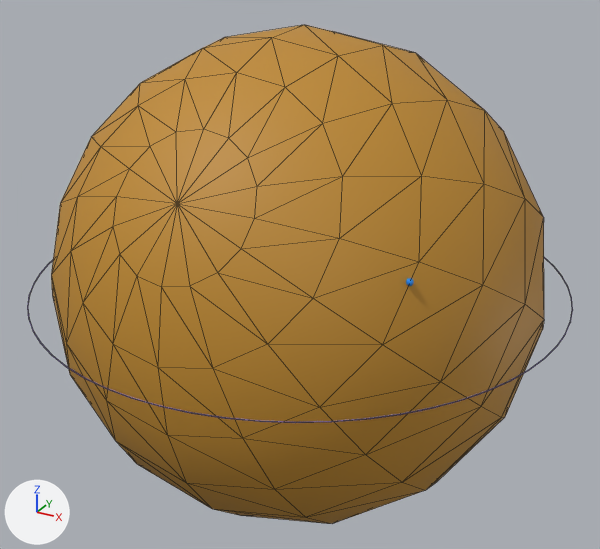
Two versions of the glTF model glb/99.glb, one commit apart.
Both versions are drawn from a 50 mm camera at (1.479, -2.69, 1.348) aimed at (-0.001, 0.001, 0.002). The lights are fixed; the arrows at lower left show +X, +Y and +Z. The first picture is the older version. Mesh edges are drawn as thin lines on the coarser meshes. Where no turn or scale is listed for an object, it has been applied to the vertices.

In view in the first picture: 'Orbital_7s_0' and 2 more.
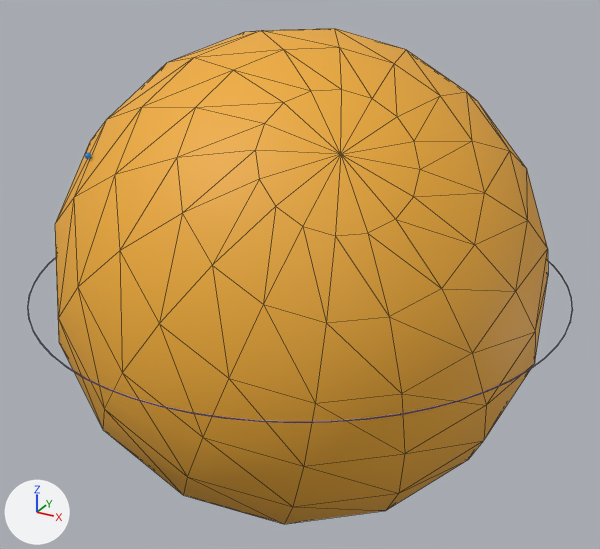
Location of each change, [x1, y1, x2, y2] in pixels of the pictures (600 x 549 px):
'Orbital_7s_0', recoloured, turned: before [51, 25, 544, 524]; after [55, 28, 548, 524]

The change, as a diff of the scene's bpy script:
```diff
--- a/glb/99.glb.py
+++ b/glb/99.glb.py
@@ mat_tmp_orb_99_7s @@
 mat_tmp_orb_99_7s = principled_material('TMP_orb_99_7s')
-mat_tmp_orb_99_7s.base_color = (0.524, 0.256, 0.0259)  # orange #bf8a2d
+mat_tmp_orb_99_7s.base_color = (0.869, 0.415, 0.0363)  # orange #f0ac36
 mat_tmp_orb_99_7s.roughness = 0.6
@@ ob_orbital_7s_0 @@
 ob_orbital_7s_0.location = (0.0, 0.0, 0.0)
-ob_orbital_7s_0.rotation_euler = (0.815, 0.607, -0.467)  # degrees (47, 35, -27)
+ob_orbital_7s_0.rotation_euler = (0.512, 0.621, -0.123)  # degrees (29, 36, -7)
 ob_orbital_7s_0.scale = (0.966, 0.966, 0.966)
```
